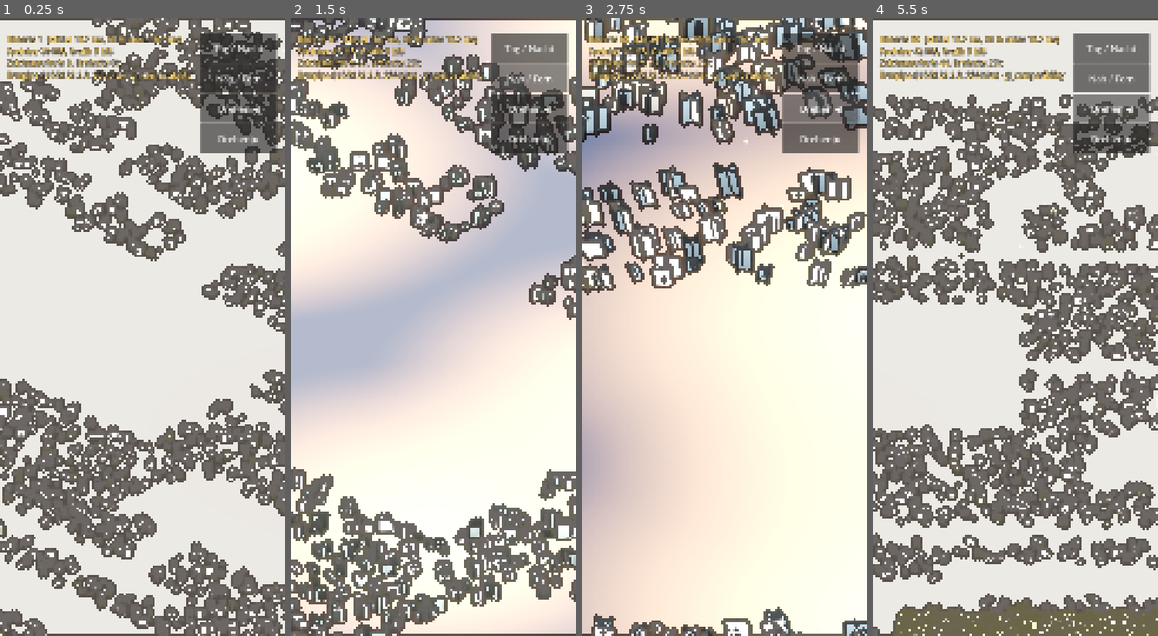
Above: before the commit, frames 1-4 (left to right).
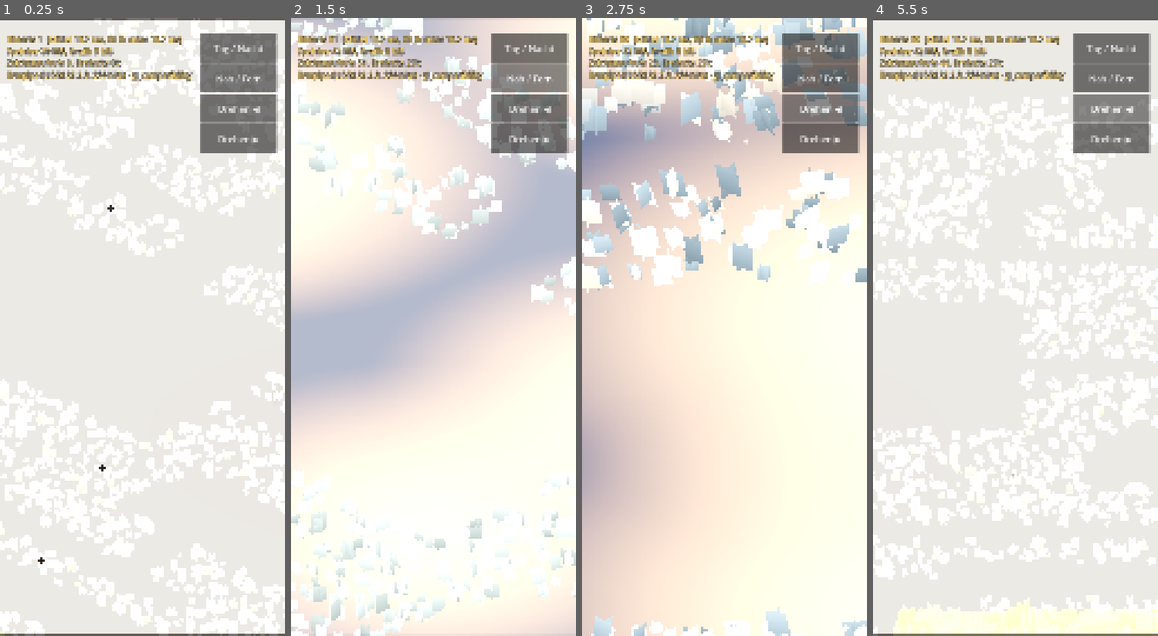
Above: after the commit, the same moments.

Repository: tramour-cmyk/androidapp_rpg_bornim
Game: Godot game, scene res://main.tscn
Two runs of this game, one before a commit and one after it. Both use one fixed random seed, a clock stepped at 60 frames per second and the inputs below.
Inputs:
- Up to frame 1 (0.25 s): no input
- Up to frame 2 (1.5 s): click "Tag / Nacht" at 0.5 s; click "Nah / Fern" at 1.25 s
- Up to frame 3 (2.75 s): click "Drehen ◀" at 2 s
- Up to frame 4 (5.5 s): click "Drehen ▶" at 2.75 s; click "Tag / Nacht" at 3.5 s; click "Nah / Fern" at 4.25 s; click "Drehen ◀" at 5 s

The runs differ from the first frame. In frame 1, 37% of the frame differs, in the area x 0-100%, y 0-100%; in frame 2, 25%; in frame 3, 20%; in frame 4, 43%, in the area x 0-100%, y 5-100%.

Commit message:
348.5: Tusche am Handy: ohne MSAA (Tiefe fehlte), FXAA, Gras ohne Strich, Rand ohne Abtastung, dick im Schatten; Messung laeuft [skip ci]
Co-Authored-By: Claude Opus 5.5 <noreply@anthropic.com>
Claude-Session: https://claude.ai/code/session_01LRzaQwzyGohvsrgmAKj2qV

Diff:
--- a/tools/godot348/halm.gdshader
+++ b/tools/godot348/halm.gdshader
@@ -1,6 +1,6 @@
 // Grasbueschel und Korn (MultiMesh): gemalte Halme auf Durchsicht, wiegen im Wind, Toenung je Bueschel (INSTANCE_CUSTOM).
 shader_type spatial;
-render_mode cull_disabled, specular_disabled, shadows_disabled;   // eigene Schatten der Halme waren schwarze Flecken
+render_mode cull_disabled, specular_disabled, shadows_disabled, depth_draw_never;   // eigene Schatten der Halme waren schwarze Flecken; ohne Tiefe keine Tusche am Gras
 uniform sampler2D tex : source_color, filter_linear_mipmap, repeat_disable;
 uniform float cut_on = 0.0;
 uniform vec3 cut_pos = vec3(0.0);
--- a/tools/godot348/project.godot
+++ b/tools/godot348/project.godot
@@ -22,4 +22,5 @@
 textures/vram_compression/import_etc2_astc=true
 lights_and_shadows/directional_shadow/size=4096
 lights_and_shadows/directional_shadow/soft_shadow_filter_quality=2
-anti_aliasing/quality/msaa_3d=1
+; 348.5: ohne MSAA, sonst liefert der Mobile-Renderer der Tusche keine Tiefe (Build 10: Tusche am Handy unsichtbar)
+anti_aliasing/quality/screen_space_aa=1
--- a/tools/godot348/tusche.gdshader
+++ b/tools/godot348/tusche.gdshader
@@ -1,14 +1,14 @@
-// Tusche nach Licht: Kanten aus der Tiefe (Umriss und Knick), im Dunkeln kraeftiger, im Licht duenner.
+// Tusche nach Licht: Kanten aus der Tiefe (Umriss und Knick), im Schatten dick, im Licht duenner (Chef 25.10.: „Tusche dicke“).
 shader_type spatial;
 render_mode unshaded, cull_disabled, depth_draw_never, blend_mix, fog_disabled;
 uniform sampler2D depth_tex : hint_depth_texture, filter_nearest;
 uniform sampler2D screen_tex : hint_screen_texture, filter_nearest;
 uniform float px = 1.3;            // Linienbreite in Bildpunkten bei 540 Punkten Bildbreite, waechst mit der Aufloesung
-uniform float knick = 0.015;        // Meter: Krümmung der Tiefe, ab der eine Linie entsteht
+uniform float knick = 0.06;        // Meter: Krümmung der Tiefe, ab der eine Linie entsteht
 uniform vec3 ink : source_color = vec3(0.07, 0.05, 0.04);
 void vertex() { POSITION = vec4(VERTEX.xy, 1.0, 1.0); }
 float lz(vec2 uv, mat4 ip) {
-	float d = texture(depth_tex, uv).r;
+	float d = texture(depth_tex, clamp(uv, vec2(0.0005), vec2(0.9995))).r;   // am Bildrand nicht ueber den Rand greifen
 #if CURRENT_RENDERER == RENDERER_COMPATIBILITY
 	d = d * 2.0 - 1.0;   // OpenGL: Tiefe -1..1 (Rechnerbilder), Vulkan am Handy: 0..1
 #endif
@@ -16,14 +16,15 @@
 	return -v.z / v.w;
 }
 void fragment() {
-	vec2 e = px * max(1.0, min(VIEWPORT_SIZE.x, VIEWPORT_SIZE.y) / 540.0) / VIEWPORT_SIZE;
+	vec3 c = texture(screen_tex, SCREEN_UV).rgb;
+	float lum = dot(c, vec3(0.2126, 0.7152, 0.0722));
+	float hell = smoothstep(0.1, 0.6, lum);
+	vec2 e = px * mix(1.5, 1.0, hell) * max(1.0, min(VIEWPORT_SIZE.x, VIEWPORT_SIZE.y) / 540.0) / VIEWPORT_SIZE;
 	float z = lz(SCREEN_UV, INV_PROJECTION_MATRIX);
 	float zl = lz(SCREEN_UV - vec2(e.x, 0), INV_PROJECTION_MATRIX), zr = lz(SCREEN_UV + vec2(e.x, 0), INV_PROJECTION_MATRIX);
 	float zd = lz(SCREEN_UV - vec2(0, e.y), INV_PROJECTION_MATRIX), zu = lz(SCREEN_UV + vec2(0, e.y), INV_PROJECTION_MATRIX);
 	float lap = abs(zl + zr + zd + zu - 4.0 * z);
 	float edge = smoothstep(knick, knick * 2.5, lap);
-	vec3 c = texture(screen_tex, SCREEN_UV).rgb;
-	float lum = dot(c, vec3(0.2126, 0.7152, 0.0722));
 	ALBEDO = ink;
-	ALPHA = edge * mix(1.0, 0.7, smoothstep(0.05, 0.6, lum));
+	ALPHA = edge * mix(1.0, 0.85, hell);
 }
